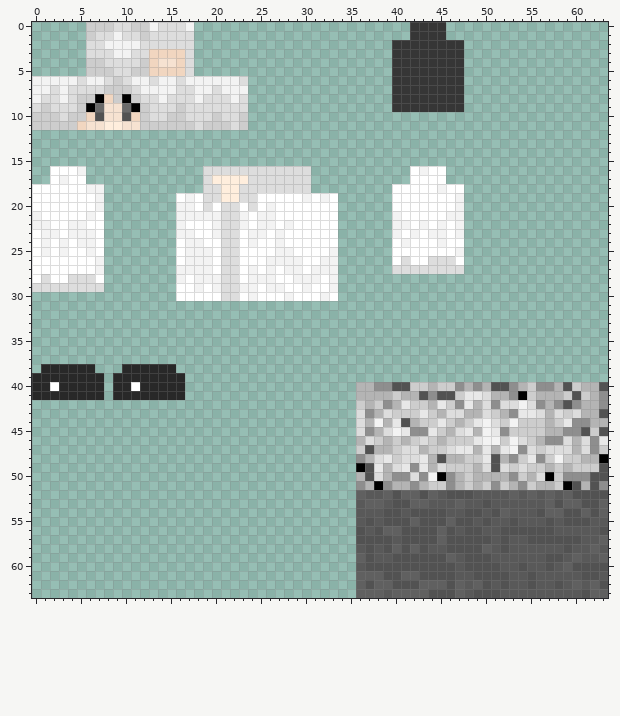
One commit to this pixel-art sprite: src/main/resources/assets/tragicmc/textures/mobs/ScienceNeko.png. That is the earlier state.
The file is 64x64 pixels. Colours within 5 levels of each other are drawn and written as one.
After:
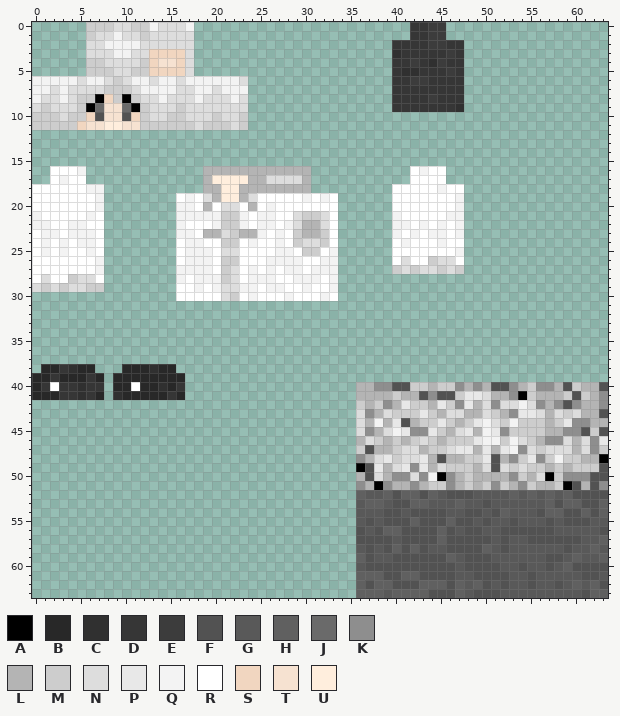
Palette (. is transparent): A #000000  B #282828  C #303030  D #363636  E #3c3c3c  F #525252  G #595959  H #606060  J #6a6a6a  K #8e8e8e  L #b4b4b4  M #cdcdcd  N #dddddd  P #e8e8e8  Q #f3f3f3  R #ffffff  S #f1d6c0  T #f6e2d1  U #ffeedd
Change:
y 0..2: x 44..45 DD -> EE
y 3: x 40 D -> C; x 46 D -> E
y 4: x 42 D -> E; x 44..45 DD -> CE
y 5: x 41..42 DD -> CC; x 46 D -> E
y 6: x 42..43 DD -> EE
y 8: x 44 D -> E
y 9: x 47 D -> C
y 16: x 19..30 NNNNNNNNNNNN -> LLLLLLLLLLLL
y 17: x 19 N -> L; x 24..25 NN -> LL; x 30 N -> L
y 18: x 19..20 NN -> LL; x 23..30 NNNNNNNN -> LLLLLLLL
y 19: x 20 N -> L; x 23 N -> L
y 20: x 19 N -> L; x 24 N -> L
y 21: x 21..22 NN -> MM; x 29..32 RRRR -> NMMN
y 22: x 21..22 NN -> MM; x 29..32 RRRR -> NLLN
y 23: x 19..20 RQ -> LL; x 22..24 NRQ -> MLL; x 29..32 RRRR -> MLLM
y 24: x 21..22 NN -> MM; x 29..32 RRRR -> MNNM
y 25: x 30..31 RR -> MM
y 26: x 21..22 NN -> MM; x 44 N -> M
y 27: x 21 N -> M; x 40 N -> M; x 42 N -> M; x 45 N -> M; x 47 N -> M
y 28: x 4 N -> M; x 21 N -> M
y 29: x 1 N -> M; x 3 N -> M; x 6..7 NN -> MM
y 30: x 22 N -> M
y 38: x 3..4 BB -> DC; x 13 B -> C
y 39: x 2 B -> D; x 6 B -> D
y 40: x 1 B -> D; x 3..7 BBBBB -> DDCDD; x 14 B -> C; x 16 B -> D
y 41: x 3..6 BBBB -> DDCD; x 9 B -> C; x 15 B -> D
Pixel boxes of the changes (left, top, right, bottom) in both pictures:
changed: (392, 22, 464, 112)
changed: (203, 166, 329, 301)
changed: (392, 256, 464, 274)
changed: (41, 274, 104, 292)
changed: (41, 364, 185, 400)
